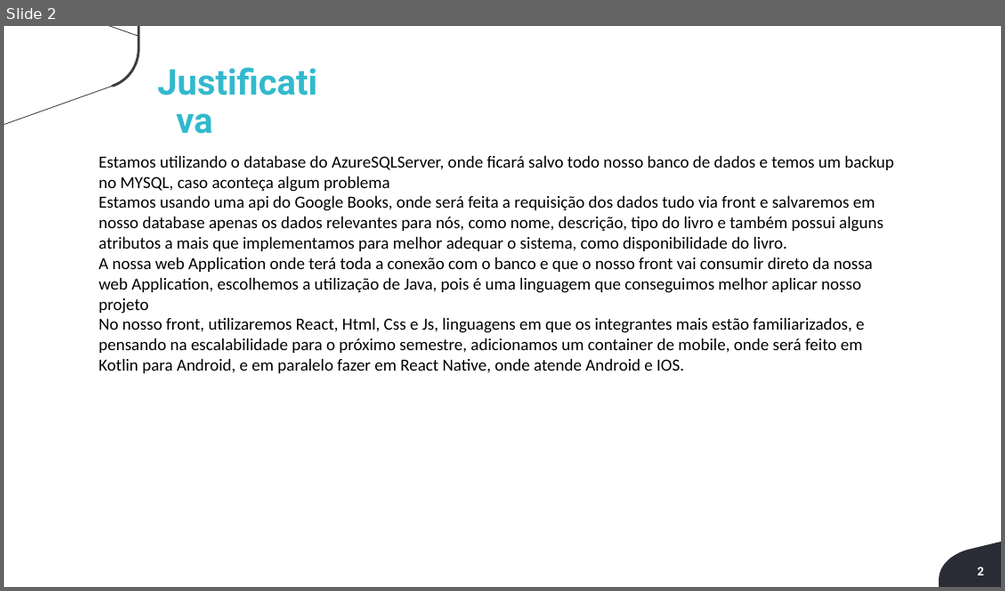
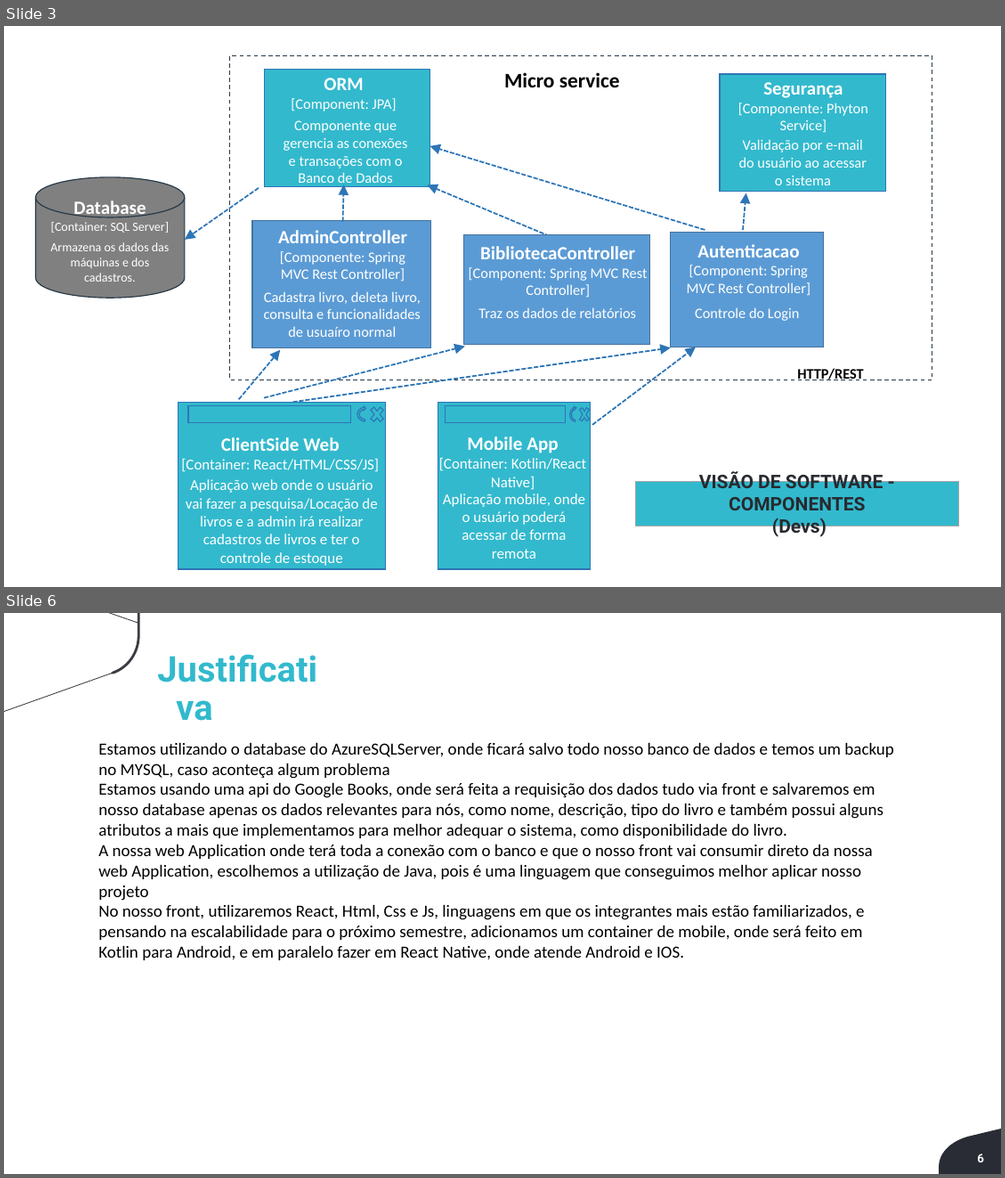
Before and after one commit to Luis-Silva80/grupo05-adsa, a slide deck: Documentação/EngenhariaDeSoftware/Arquitetura/ArquiteturaSoftware.pptx. Shown one above the other, each under a label of ours: slide 2 before the commit, slides 3 and 6 after it; the slides between them are not shown. The pictures are 1005x591 and 1005x1178 pixels, drawn with LibreOffice and Linux fonts; fonts in the diff are those of the drawing; background and template pictures are left out. Boxes give left, top, right and bottom in pixels: in the first picture for what was removed or moved away, otherwise in the second. Text is boxed around its words. In the diff, an @@ line names an element or a change of style, - is before the commit and + after.

```diff
--- a/Documentação/EngenhariaDeSoftware/Arquitetura/ArquiteturaSoftware.pptx
+++ b/Documentação/EngenhariaDeSoftware/Arquitetura/ArquiteturaSoftware.pptx
@@ slide 3 added at box(4, 26, 1001, 587), background #FFFFFF @@
@@ rectangle added at box(230, 56, 933, 379), outline #253746 1 pt dashed @@
@@ rectangle added at box(264, 70, 430, 186), fill #32B9CD, outline #2E75B6 1 pt @@
@@ text added at box(291, 78, 396, 111), 14 pt, text #FFFFFF @@
+ORM
+[Component: JPA]
@@ text added at box(504, 72, 620, 87), 20 pt, text #000000, bold @@
+Micro service
@@ rectangle added at box(720, 74, 886, 191), fill #32B9CD, outline #2E75B6 1 pt @@
@@ text added at box(738, 82, 868, 133), 14 pt, text #FFFFFF @@
+Segurança
+[Componente: Phyton Service]
@@ text added at box(283, 120, 408, 187), 14 pt, text #FFFFFF @@
+Componente que gerencia as conexões e transações com o Banco de Dados
@@ arrow added from (704, 230) to (430, 146), #2E75B6 1.5 pt dashed @@
@@ text added at box(739, 139, 866, 185), 14 pt, text #FFFFFF @@
+Validação por e-mail do usuário ao acessar o sistema
@@ cylinder added at box(35, 177, 184, 297), fill #808080, outline #253746 1 pt @@
@@ arrow added from (343, 222) to (343, 184), #2E75B6 1.5 pt dashed @@
@@ arrow added from (550, 236) to (428, 185), #2E75B6 1.5 pt dashed @@
@@ text added at box(51, 200, 169, 232), 12 pt, text #FFFFFF @@
+Database
+[Container: SQL Server]
@@ arrow added from (259, 188) to (185, 240), #2E75B6 1.5 pt dashed @@
@@ arrow added from (743, 230) to (745, 192), #2E75B6 1.5 pt dashed @@
@@ rectangle added at box(252, 220, 431, 347), fill #5B9BD5, outline #43739E 1 pt @@
@@ text added at box(278, 230, 407, 281), 14 pt, text #FFFFFF @@
+AdminController
+[Componente: Spring MVC Rest Controller]
@@ rectangle added at box(464, 234, 650, 344), fill #5B9BD5, outline #43739E 1 pt @@
@@ rectangle added at box(671, 232, 823, 346), fill #5B9BD5, outline #43739E 1 pt @@
@@ text added at box(50, 242, 170, 281), 12 pt, text #FFFFFF @@
+Armazena os dados das máquinas e dos cadastros.
@@ text added at box(469, 246, 647, 297), 14 pt, text #FFFFFF @@
+BibliotecaController
+[Component: Spring MVC Rest Controller]
@@ text added at box(687, 244, 810, 295), 14 pt, text #FFFFFF @@
+Autenticacao
+[Component: Spring MVC Rest Controller]
@@ text added at box(264, 291, 421, 337), 14 pt, text #FFFFFF @@
+Cadastra livro, deleta livro, consulta e funcionalidades de usuaíro normal
@@ text added at box(478, 307, 636, 318), 14 pt, text #FFFFFF @@
+Traz os dados de relatórios
@@ text added at box(695, 307, 799, 321), 14 pt, text #FFFFFF @@
+Controle do Login
@@ arrow added from (239, 399) to (280, 350), #2E75B6 1.5 pt dashed @@
@@ arrow added from (264, 398) to (465, 346), #2E75B6 1.5 pt dashed @@
@@ arrow added from (292, 402) to (671, 347), #2E75B6 1.5 pt dashed @@
@@ arrow added from (592, 425) to (696, 346), #2E75B6 1.5 pt dashed @@
@@ text added at box(797, 368, 863, 380), 14 pt, text #000000, bold @@
+HTTP/REST
@@ group added at box(178, 402, 386, 569): 2 rectangles, 2 texts, 1 cross, 1 circular arrow @@
+ClientSide Web
+[Container: React/HTML/CSS/JS]
+Aplicação web onde o usuário vai fazer a pesquisa/Locação de livros e a admin irá realizar cadastros de livros e ter o controle de estoque
@@ group added at box(437, 402, 591, 569): 2 rectangles, 2 texts, 1 cross, 1 circular arrow @@
+Mobile App
+[Container: Kotlin/React Native]
+Aplicação mobile, onde o usuário poderá acessar de forma remota
@@ rectangle added at box(635, 482, 958, 525), fill #32B9CD, outline #A5A5A5 0.5 pt, 18 pt, text #272A30, bold @@
+VISÃO DE SOFTWARE - COMPONENTES
+(Devs)
@@ what was slide 2 is now slide 6 @@
@@ page number at box(977, 1153, 984, 1162): text changed @@
-2
+6
```
Also in this commit, not shown: 1 slide changed, 3 other slides added.
